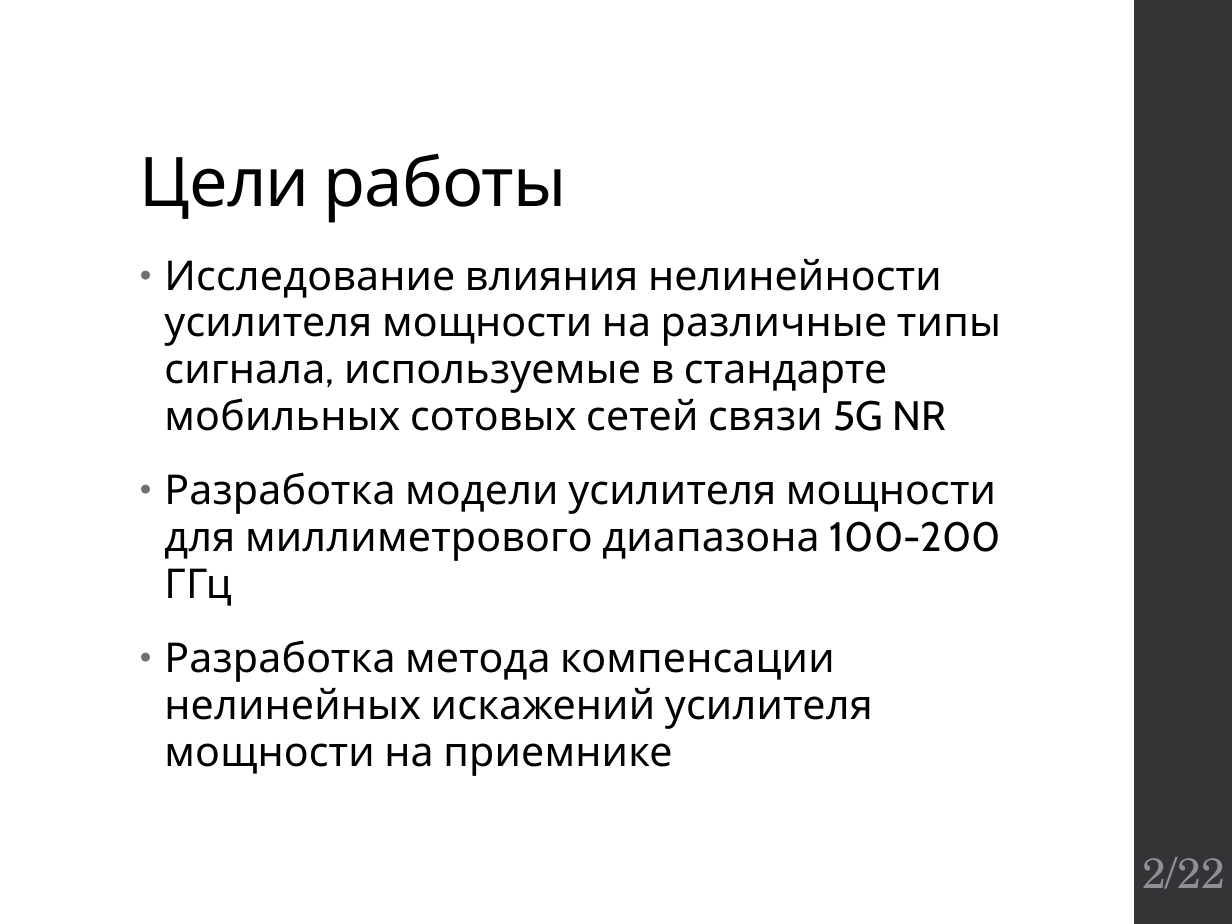
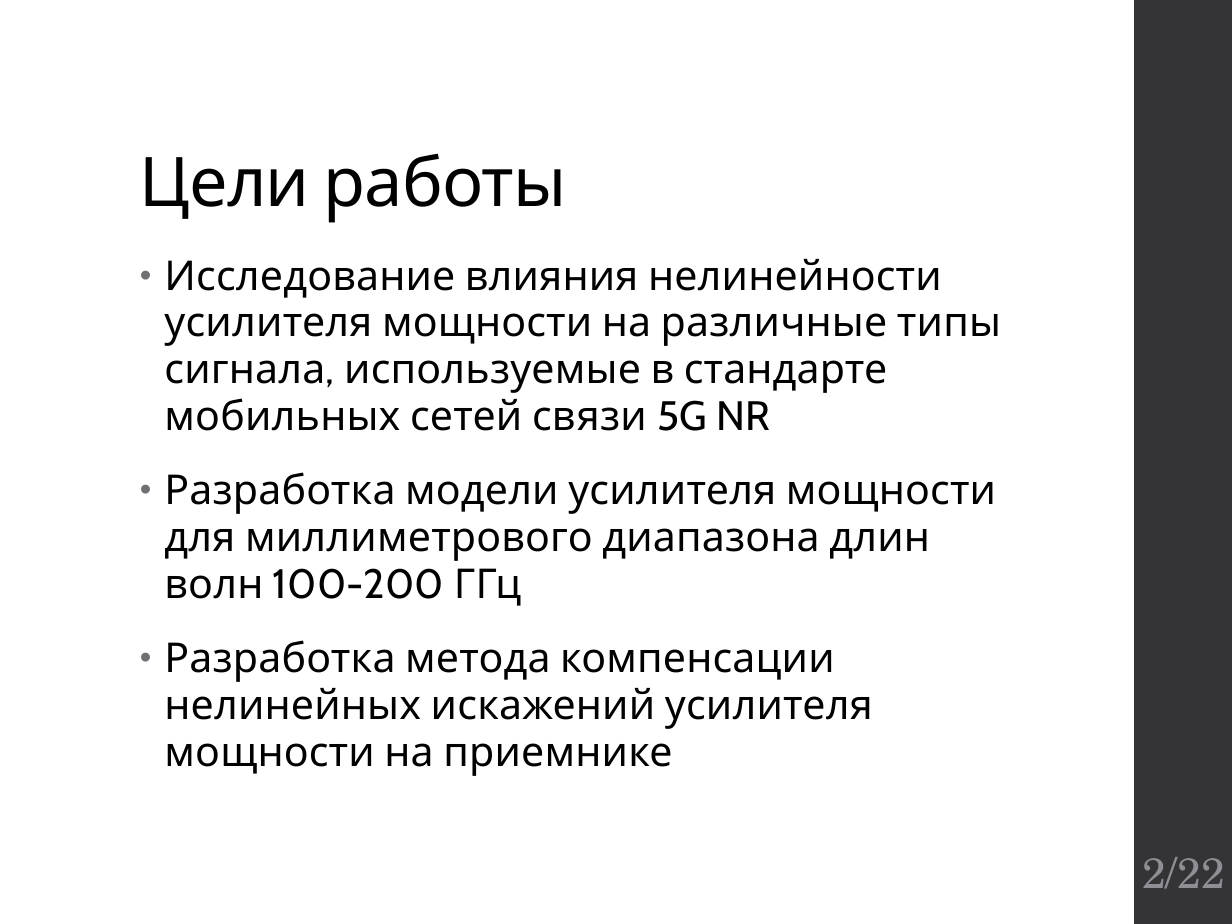
Before and after one commit to kannab98/graduation-paper, a slide deck: slide 2 of Presentation.pptx. Drawn at 1232x924 pixels with LibreOffice and Linux fonts; fonts in the diff are those of the drawing. Boxes give left, top, right and bottom in pixels: in the first picture for what was removed or moved away, otherwise in the second. Text is boxed around its words. In the diff, an @@ line names an element or a change of style, - is before the commit and + after.

```diff
--- a/Presentation.pptx
+++ b/Presentation.pptx
@@ text at box(164, 259, 1001, 606): text changed @@
-• Исследование влияния нелинейности усилителя мощности на различные типы сигнала, используемые в стандарте мобильных сотовых сетей связи 5G NR
-• Разработка модели усилителя мощности для миллиметрового диапазона 100-200 ГГц
+• Исследование влияния нелинейности усилителя мощности на различные типы сигнала, используемые в стандарте мобильных сетей связи 5G NR
+• Разработка модели усилителя мощности для миллиметрового диапазона длин волн 100-200 ГГц
```
Also in this commit, not shown: 14 other slides changed, 2 slides added, 1 other file.
